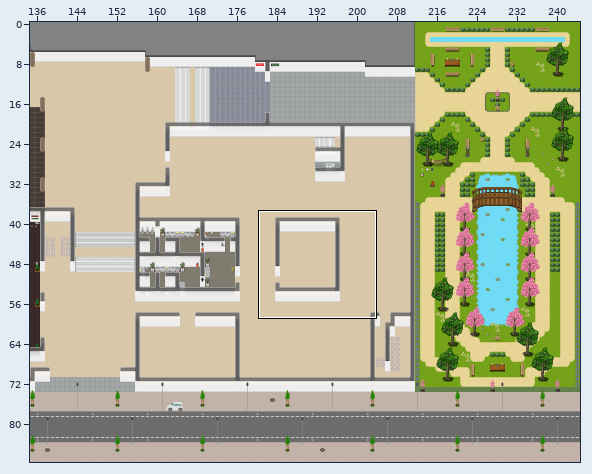
An edit to a level. Tiled map (JSON), maps/empty.json. The first picture is a wide view before the edit; the outline marks the close-up.
Close-up. Before the edit:
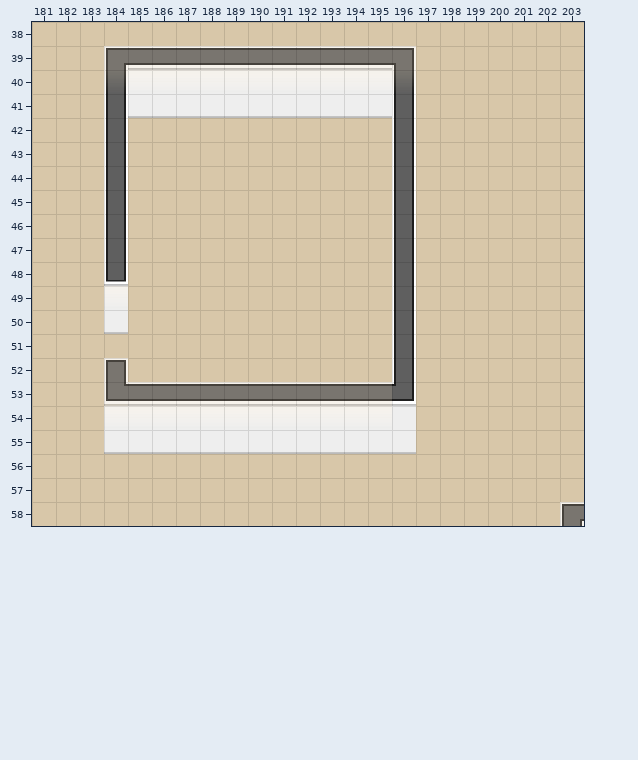
Cells are 32x32 px. Shown: x 181..203, y 38..58. The commit also changed other parts of the map, which this record leaves out. Tiles whose own drawing changed are shown in their newer look in all pictures.
And afterwards:
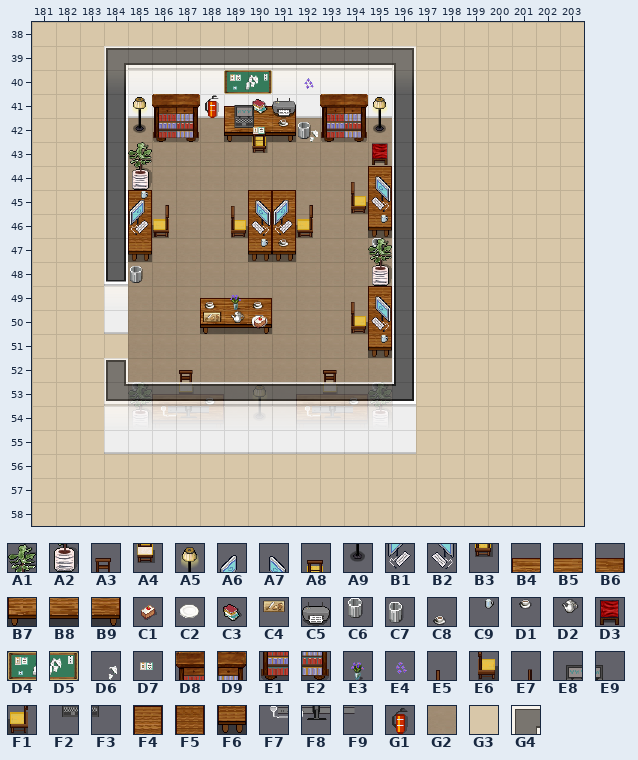
Key: from "decals": A1 133, A2 163, A3 241, A4 271, A5 311, A6 319, A7 320, A8 333, A9 341, B1 349, B2 350, B3 363, B4 392, B5 393, B6 394, B7 422, B8 423, B9 424, C1 606, C2 609, C3 634, C4 636, C5 638, C6 698, C7 699, C8 700, C9 702, D1 731, D2 760; from "decals_02": D3 50, D4 56, D5 57, D6 59, D7 61, D8 83, D9 84, E1 93, E2 94; from "decals_03": E3 19, E4 56; from "decals_04": E5 137, E6 157, E7 198, E8 200, E9 201, F1 218, F2 220, F3 221, F4 241, F5 261, F6 281, F7 370, F8 371, F9 372; from "text": G1 20; from "wall-floor": G2 4, G3 6, G4 293.
__ is an empty cell, ## one hidden under a higher layer.
Tiles replaced or removed in this view: G3, G4.
Tiles of an added or newly shown layer are drawn over the layers below it.
See-through tiles are keyed as they look on the map.
Change:
Changed rows in their new state; .. is an unchanged cell.
Layer "map_floor":
first column x 185:
42 G2 G2 G2 G2 G2 G2 G2 G2 G2 G2 G2
43 G2 G2 G2 G2 G2 G2 G2 G2 G2 G2 G2
44 G2 G2 G2 G2 G2 G2 G2 G2 G2 G2 ##
45 ## G2 G2 G2 G2 ## ## G2 G2 G2 ##
46 ## G2 G2 G2 G2 ## ## G2 G2 G2 G2
47 G2 G2 G2 G2 G2 G2 G2 G2 G2 G2 G2
48 G2 G2 G2 G2 G2 G2 G2 G2 G2 G2 G2
49 G2 G2 G2 G2 G2 G2 G2 G2 G2 G2 ##
50 G2 G2 G2 G2 G2 G2 G2 G2 G2 G2 ##
51 G2 G2 G2 G2 G2 G2 G2 G2 G2 G2 G2
52 G2 G2 G2 G2 G2 G2 G2 G2 G2 G2 G2
53 G2 G2 G2 G2 .. G2 .. G2 G2 G2 G2
54 G2 G2 G2 G2 .. G2 .. G2 G2 G2 G2
Layer "map_decals_0":
first column x 185:
41 .. .. .. .. B4 B5 B6 .. .. .. ..
42 A9 E1 E2 .. B7 B8 B9 C7 E1 E2 A9
43 .. .. .. .. .. B3 .. .. .. .. D3
44 A2 .. .. .. .. .. .. .. .. .. F4
45 F4 .. .. .. .. F4 F4 .. .. E6 F5
46 F5 F1 .. .. E6 F5 F5 F1 .. .. F6
47 F6 .. .. .. .. F6 F6 .. .. .. C6
48 C7 .. .. .. .. .. .. .. .. .. A2
49 .. .. .. B4 B5 B6 .. .. .. .. F4
50 .. .. .. B7 B8 B9 .. .. .. E6 F5
51 .. .. .. .. .. .. .. .. .. .. F6
53 C6 .. .. .. .. .. .. .. .. .. C6
54 A2 B7 B8 B9 .. A9 .. B7 B8 B9 A2
Layer "map_decals_1":
first column x 185:
41 .. .. .. .. E8 E9 C5 .. .. .. ..
42 .. .. .. .. F2 A8 .. D6 .. .. ..
44 .. .. .. .. .. .. .. .. .. .. A7
45 A6 .. .. .. .. A7 A6 .. .. .. B2
46 B1 .. .. .. .. B2 B1 .. .. .. ..
49 .. .. .. C8 .. C8 .. .. .. .. A7
50 .. .. .. .. D2 C2 .. .. .. .. B2
53 .. .. A4 .. .. .. .. .. A4 .. ..
54 .. F7 F8 F9 .. .. .. F7 F8 F9 ..
Layer "map_decals_2":
first column x 190:
41 C3
42 F3
first column x 186:
50 .. .. C4 .. C1 .. .. .. ..
53 B4 B5 B6 .. .. .. B4 B5 B6
Layer "map_decals_3" (added):
first column x 185:
42 .. .. .. .. .. D7 D1 .. .. .. ..
45 C9 .. .. .. .. .. .. .. .. .. ..
46 .. .. .. .. .. .. .. .. .. .. C9
47 .. .. .. .. .. C9 D1 .. .. .. ..
first column x 188:
51 .. .. .. .. .. .. .. C9
53 C8 .. .. .. .. .. C8 ..
Layer "map_decals_above_player_0":
first column x 185:
41 A5 D8 D9 .. .. .. .. .. D8 D9 A5
43 A1 .. .. .. .. .. .. .. .. .. ..
44 .. .. .. .. .. .. .. .. .. E5 ..
45 .. E7 .. .. E5 .. .. E7 .. .. ..
47 .. .. .. .. .. .. .. .. .. .. A1
49 .. .. .. .. E3 .. .. .. .. E5 ..
52 .. .. A3 .. .. .. .. .. A3 .. ..
53 A1 .. .. .. .. A5 .. .. .. .. A1
Layer "map_decals_above_player_1":
first column x 188:
41 G1
Layer "map_wall_above_player":
first column x 203:
58 __
Layer "map_decals_above_player_wall_0":
first column x 192:
40 E4
Layer "map_wall_text":
first column x 189:
40 D4 D5
Boxes around the changes in both close-ups, in picture pixels (x1, y1, x2, y2):
changed: (128, 70, 392, 426)
removed: (560, 502, 584, 526)
